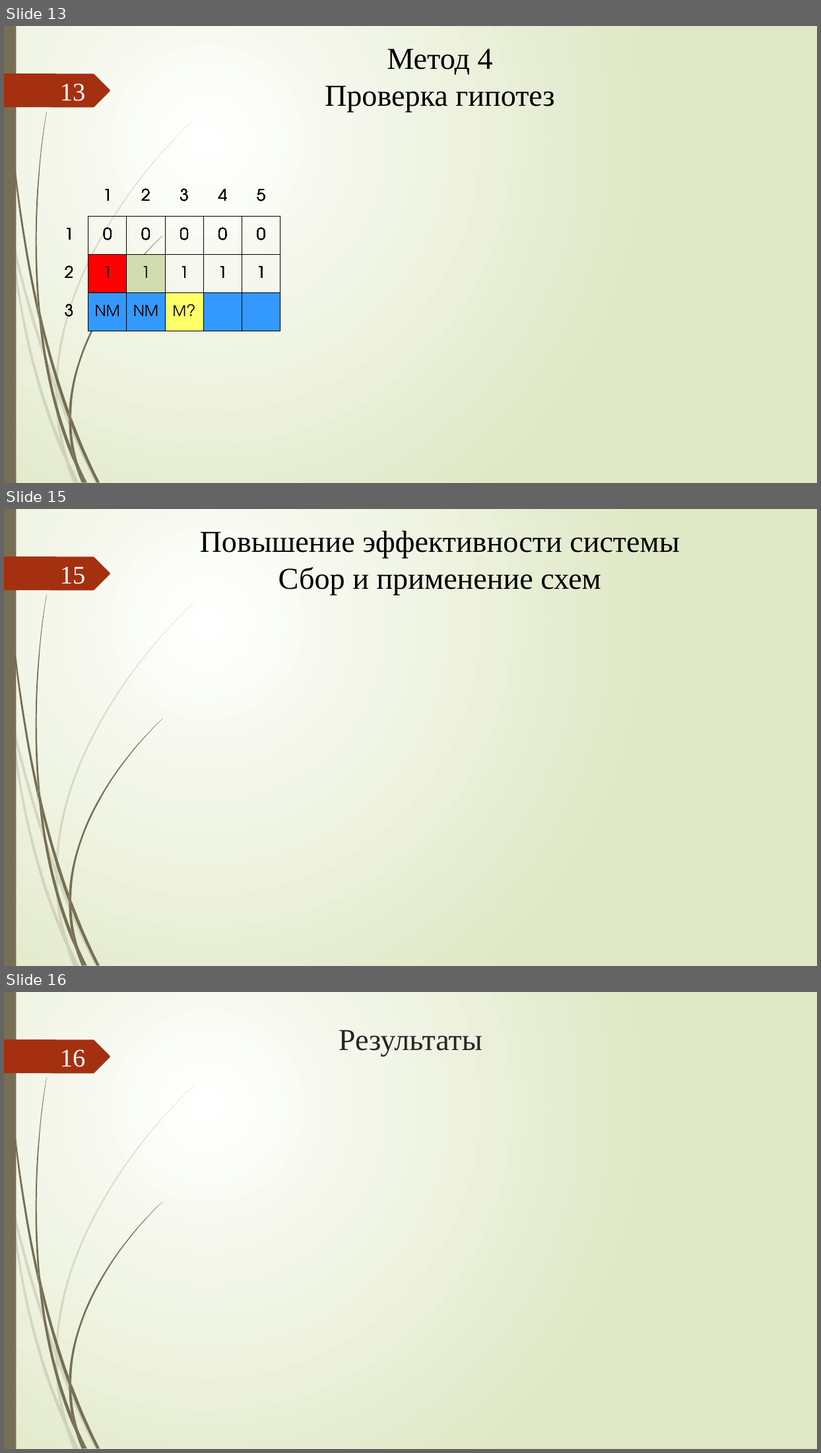
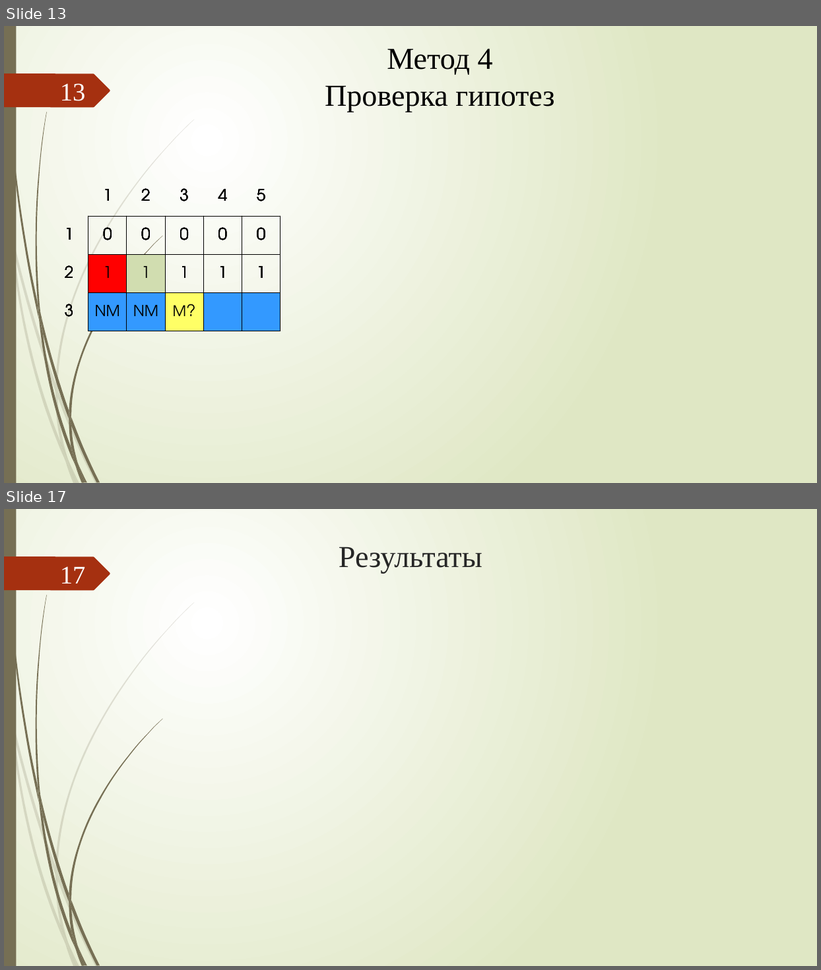
Before and after one commit to xex238/Diploma_2022, a slide deck: docs/Отчёты/ВКР/Новицкий_МПИ-20-4-2_ВКР_Презентация.pptx. Shown one above the other, each under a label of ours: slides 13, 15 and 16 before the commit, slides 13 and 17 after it; the slides between them are not shown. The pictures are 821x1453 and 821x970 pixels, drawn with LibreOffice and Linux fonts; fonts in the diff are those of the drawing; grey boxes stand for pictures. Boxes give left, top, right and bottom in pixels: in the first picture for what was removed or moved away, otherwise in the second. Text is boxed around its words. In the diff, an @@ line names an element or a change of style, - is before the commit and + after.

```diff
--- a/docs/Отчёты/ВКР/Новицкий_МПИ-20-4-2_ВКР_Презентация.pptx
+++ b/docs/Отчёты/ВКР/Новицкий_МПИ-20-4-2_ВКР_Презентация.pptx
@@ slide 15 removed at bbox=[4, 509, 817, 966], background gradient #FFFFFF to #DFE8C4; not listed: 24 template elements that a slide beside it also shows @@
@@ title removed at bbox=[200, 531, 680, 595] @@
-Повышение эффективности системы
-Сбор и применение схем
@@ page number removed at bbox=[60, 566, 85, 584] @@
-15
@@ what was slide 16 is now slide 17 @@
@@ page number at bbox=[60, 566, 85, 584]: text changed @@
-16
+17
```
Also in this commit, not shown: 2 slides changed, 2 slides added, 6 other files.
